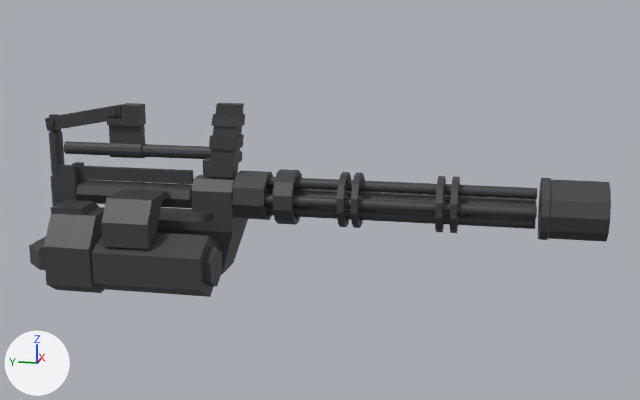
A saved change to the FBX model UNITED GAME JAM/Assets/Assets/weapons_minigun.fbx.
Both versions are drawn from a 50 mm camera at (-4.29, -1.48, 0.92) aimed at (0.02, -0.62, -0.16). The lights are fixed; the arrows at lower left show +X, +Y and +Z. Where no turn or scale is listed for an object, it has been applied to the vertices.

Objects in the first picture: 'minigun'.
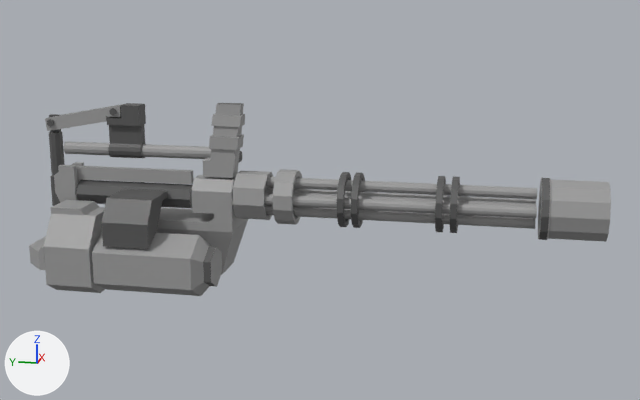
Location of each change, (x1, y1, x2, y2) in pixels of the pictures (640 x 400 px):
'minigun', reshaped: before (29, 103, 611, 297); after (29, 103, 611, 296)
part 1 of me_mesh, cut back: before (64, 141, 537, 297); after (64, 141, 537, 296)
part 2 of me_mesh, recoloured: (29, 104, 611, 293) in both
part 3 of me_mesh, recoloured: (47, 103, 550, 287) in both

What changed in the scene script:
```text
Add mat_gunmetal_gray:
    mat_gunmetal_gray = principled_material('gunmetal_gray')
    mat_gunmetal_gray.base_color = (0.331, 0.331, 0.331)  # grey #9c9c9c
Add mat_gunmetal_blue:
    mat_gunmetal_blue = principled_material('gunmetal_blue')
    mat_gunmetal_blue.base_color = (0.0964, 0.0964, 0.0964)  # dark grey #575757
Change me_mesh:
    used by ob_minigun; location = (0.0, 0.0, 0.0)
    remove me_mesh.from_pydata(...)  # 1340 vertices, 1500 faces; spans x -0.3..0.3, y -2.03..0.96, z -0.66..0.31
    add me_mesh.from_pydata(...)  # 1172 vertices, 1272 faces; spans x -0.3..0.3, y -2.03..0.96, z -0.66..0.31
    me_mesh part 1
    168 vertices are removed from x -0.03..0.23, y -1.7..0.71, z -0.27..0.06
    393 faces are deleted
    6 vertices in x -0.3..-0.02, y -0.08, z -0.66..-0.33 move by (0.0, 0.05, 0.0)
    20 vertices move within x -0.03..0.15, y -1.7..-0.32, z -0.27..-0.08
    165 new faces join them, mat_gunmetal_gray (grey #9c9c9c)
    me_mesh part 2: 564 faces spanning x -0.3..0.3, y -2.03..0.94, z -0.66..0.31 switch from mat_black (black #3e3e3e) to mat_gunmetal_gray (grey #9c9c9c)
    me_mesh part 3: 543 faces spanning x -0.28..0.25, y -1.75..0.96, z -0.65..0.31 switch from mat_black (black #3e3e3e) to mat_gunmetal_blue (dark grey #575757)
```
